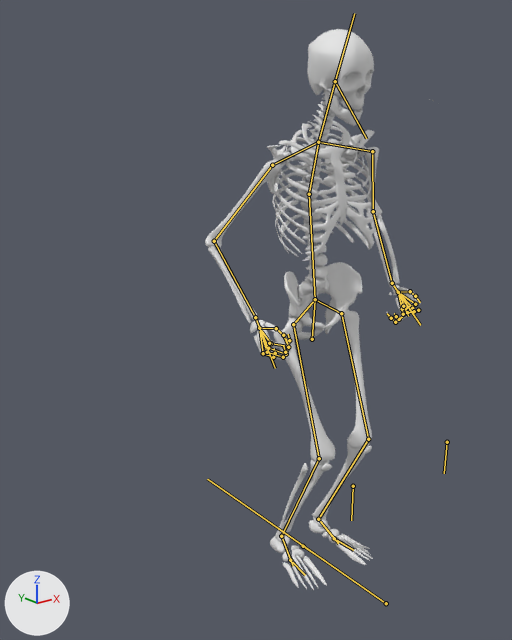
One commit to the glTF model DungeonGame/res/entity/creature/skeleton/skeleton.gltf: the scene before it, then after it.
Both versions are drawn from a 50 mm camera at (-1.517, -1.227, 1.549) aimed at (-0.231, 0.381, 0.906). Lighting does not change. The marker at lower left points along +X, +Y and +Z. Both versions are drawn at frame 37 of the action 'stagger_parry'; the numbers are the values there. The bones that bend it are drawn over the model as lines.

The first picture shows '9ccda17a963f4d50a03ee5f51a900251'.
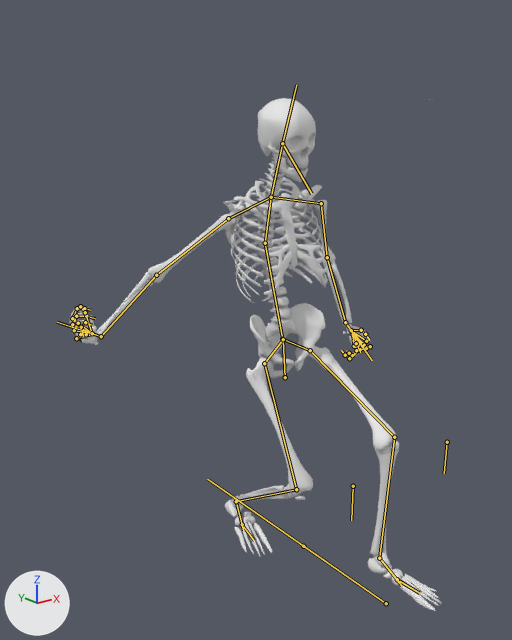
The edits, one by one:
Bone 'Hip' (bone_hip) moves from (0.0, -0.066, -0.022) to (0.0, -0.245, -0.149).
Bone 'Hip' (bone_hip) turns from (5, -7, 2) to (-5, -6, 3) degrees about its own x, y and z.
Bone 'Chest' (bone_chest) turns from (9, 0, 2) to (15, 0, 0) degrees about its own x, y and z.
Bone 'ArmUpper.R' (bone_armupper_r) turns from (10, 2, 9) to (19, 25, 34) degrees about its own x, y and z.
Bone 'ArmLower.R' (bone_armlower_r) turns from (-43, -8, -17) to (-2, 1, 11) degrees about its own x, y and z.
Bone 'Hand.R' (bone_hand_r) turns from (-18, 4, 9) to (-141, 31, -90) degrees about its own x, y and z.
Bone 'LegUpper.L' (bone_legupper_l) turns from (-26, 1, 2) to (-62, 2, -2) degrees about its own x, y and z.
Bone 'LegLower.L' (bone_leglower_l) turns from (40, -4, 4) to (59, -9, 10) degrees about its own x, y and z.
Bone 'Ankle.L' (bone_ankle_l) turns from (-12, -9, -14) to (11, -6, -6) degrees about its own x, y and z.
Bone 'LegUpper.R' (bone_legupper_r) turns from (-29, -1, -4) to (-27, 2, -3) degrees about its own x, y and z.
Bone 'LegLower.R' (bone_leglower_r) turns from (43, 1, 4) to (81, -2, 10) degrees about its own x, y and z.
Bone 'Ankle.R' (bone_ankle_r) turns from (-20, 1, 5) to (-39, 7, 10) degrees about its own x, y and z.

Pixel boxes (x1, y1, x2, y2) of what changed, in the pictures (512 x 640 px):
'9ccda17a963f4d50a03ee5f51a900251', posed (62% wider, 9% shorter)
    before: (205, 29, 434, 590)
    after: (70, 98, 442, 611)
bone 'Hip', root to tip
    before: (312, 339) to (315, 300)
    after: (285, 377) to (283, 339)
bone 'Chest', root to tip
    before: (309, 194) to (318, 142)
    after: (265, 243) to (271, 197)
bone 'ArmUpper.R', root to tip
    before: (272, 165) to (214, 241)
    after: (228, 218) to (156, 275)
bone 'ArmLower.R', root to tip
    before: (214, 241) to (255, 317)
    after: (156, 275) to (101, 336)
bone 'Hand.R', root to tip
    before: (255, 317) to (259, 328)
    after: (101, 336) to (92, 333)
bone 'LegUpper.L', root to tip
    before: (341, 313) to (368, 439)
    after: (310, 350) to (394, 437)
bone 'LegLower.L', root to tip
    before: (368, 439) to (318, 519)
    after: (394, 437) to (379, 558)
bone 'Ankle.L', root to tip
    before: (318, 519) to (334, 538)
    after: (379, 558) to (397, 579)
bone 'LegUpper.R', root to tip
    before: (293, 324) to (319, 458)
    after: (264, 363) to (296, 489)
bone 'LegLower.R', root to tip
    before: (319, 458) to (281, 536)
    after: (296, 489) to (236, 501)
bone 'Ankle.R', root to tip
    before: (281, 536) to (290, 560)
    after: (236, 501) to (242, 524)
